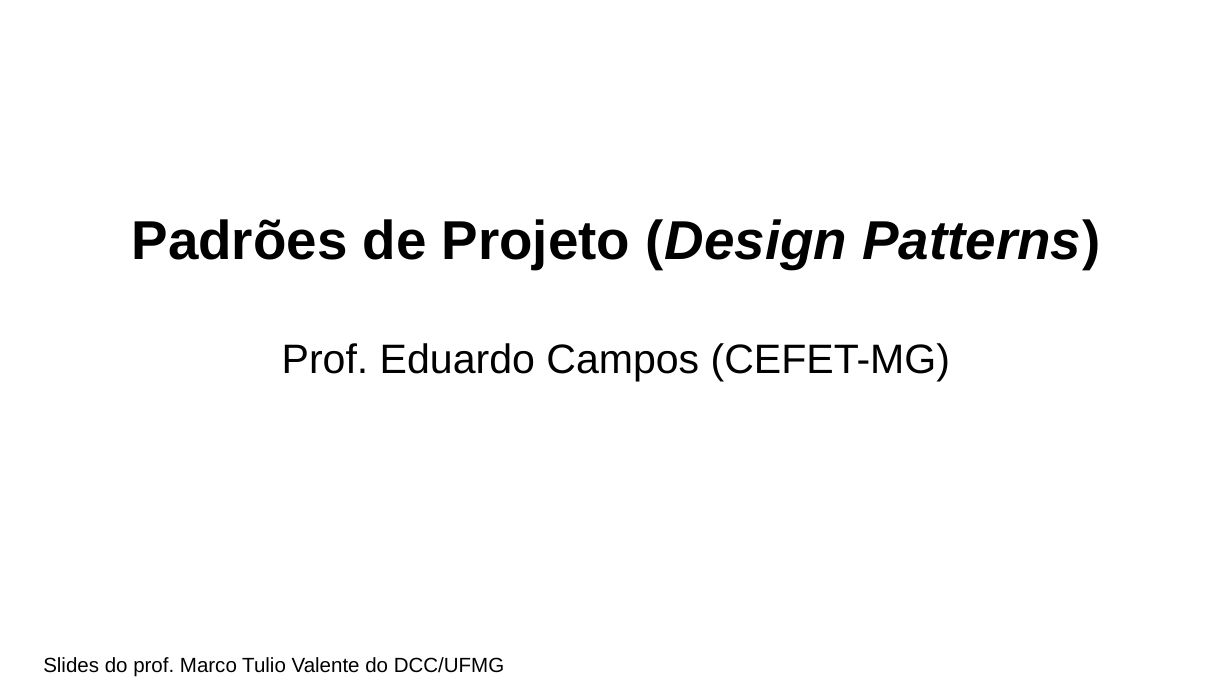
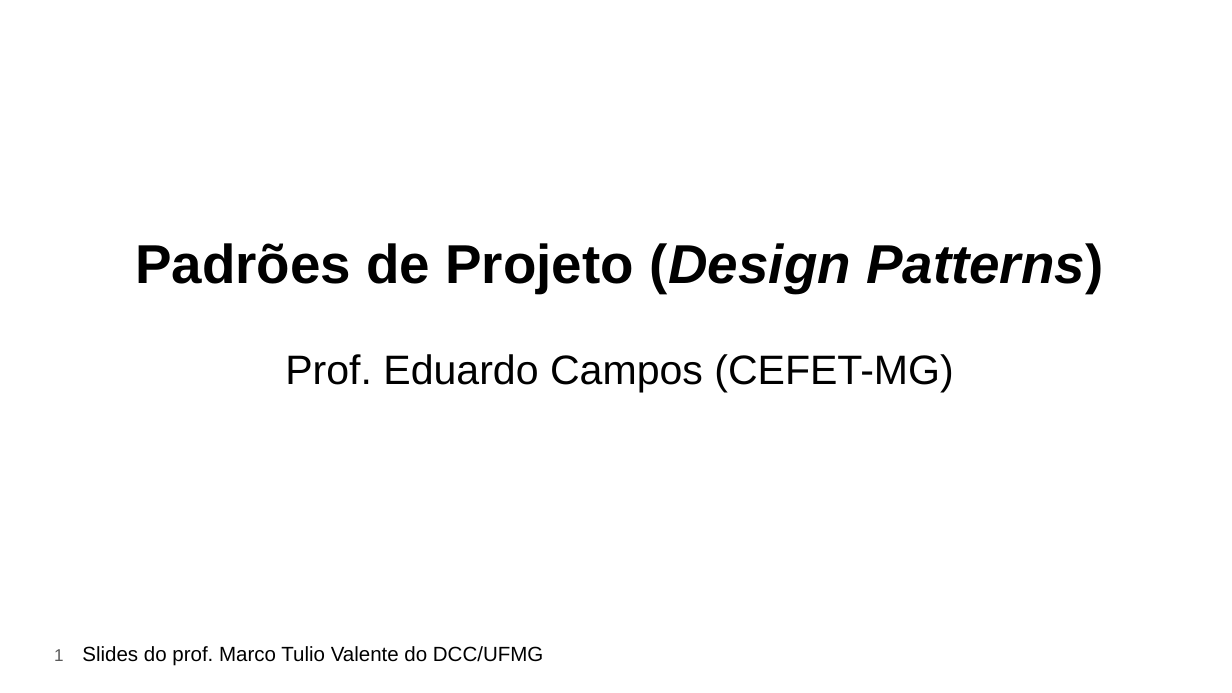
Before and after one commit to eduardocunha11/firstblog, a slide deck: slide 1 of aulas/gsi526/aula17-padroes-de-projeto.pptx. Drawn at 1232x693 pixels with LibreOffice and Linux fonts; fonts in the diff are those of the drawing. Boxes give left, top, right and bottom in pixels: in the first picture for what was removed or moved away, otherwise in the second. Text is boxed around its words. In the diff, an @@ line names an element or a change of style, - is before the commit and + after.

```diff
--- a/aulas/gsi526/aula17-padroes-de-projeto.pptx
+++ b/aulas/gsi526/aula17-padroes-de-projeto.pptx
@@ title at bbox=[135, 243, 1104, 392]: text changed @@
-Padrões de Projeto (Design Patterns)
-Prof. Eduardo Campos (CEFET-MG)
+Padrões de Projeto (Design Patterns)
+Prof. Eduardo Campos (CEFET-MG)
@@ text "Slides do prof. Marco Tulio ...": place and size @@
-text "Slides do prof. Marco Tulio ..." at bbox=[43, 657, 504, 677]
+text "Slides do prof. Marco Tulio ..." at bbox=[82, 646, 543, 666]
@@ page number added at bbox=[54, 649, 64, 661], 10 pt, text #595959 @@
+1
```
Also in this commit, not shown: 4 other slides changed, 47 slides added, 37 slides removed, 34 other files.
